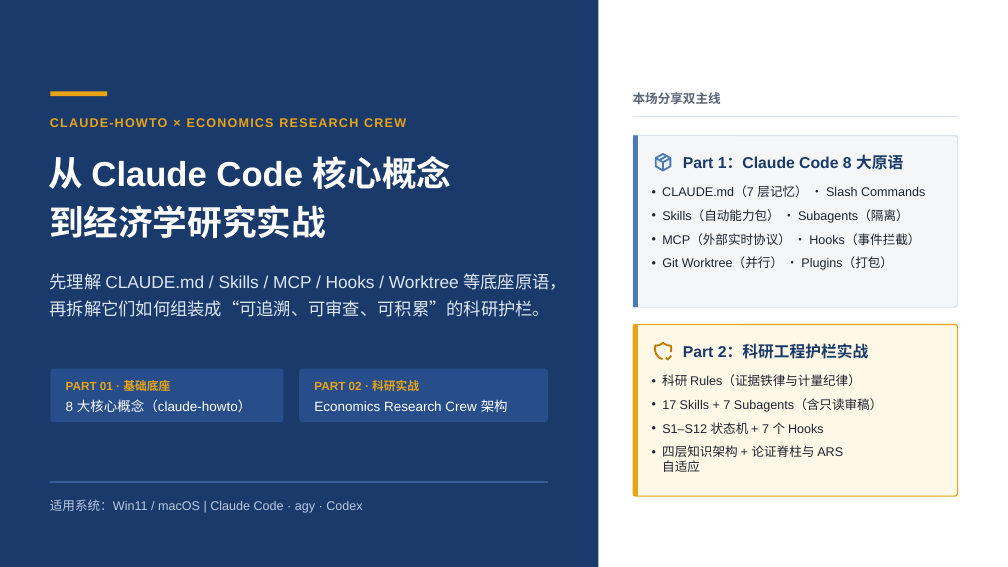
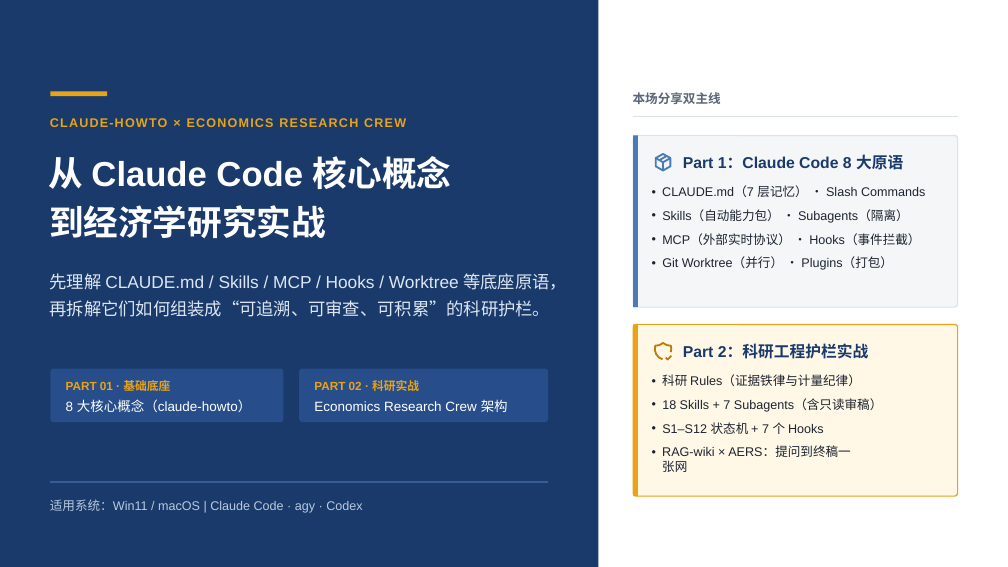
Before and after one commit to shjzzzz/Economics-Research-Crew, a slide deck: slide 1 of Claude_Code_基础与_Economics_Research_Crew_实战.pptx. Drawn at 1008x567 pixels with LibreOffice and Linux fonts; fonts in the diff are those of the drawing. Boxes give left, top, right and bottom in pixels: in the first picture for what was removed or moved away, otherwise in the second. Text is boxed around its words. In the diff, an @@ line names an element or a change of style, - is before the commit and + after.

```diff
--- a/Claude_Code_基础与_Economics_Research_Crew_实战.pptx
+++ b/Claude_Code_基础与_Economics_Research_Crew_实战.pptx
@@ text at box(662, 399, 883, 412): text changed @@
-• 17 Skills + 7 Subagents（含只读审稿）
+• 18 Skills + 7 Subagents（含只读审稿）
@@ text at box(662, 446, 851, 472): text changed @@
-• 四层知识架构 + 论证脊柱与 ARS 自适应
+• RAG-wiki × AERS：提问到终稿一张网
```
Also in this commit, not shown: 30 other slides changed, 2 slides added, 4 other files.
